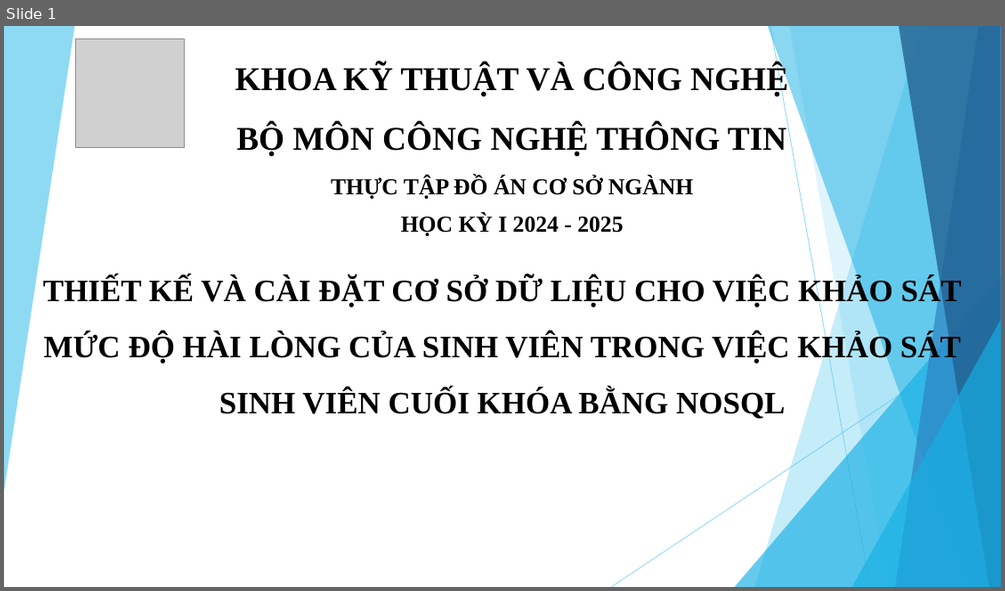
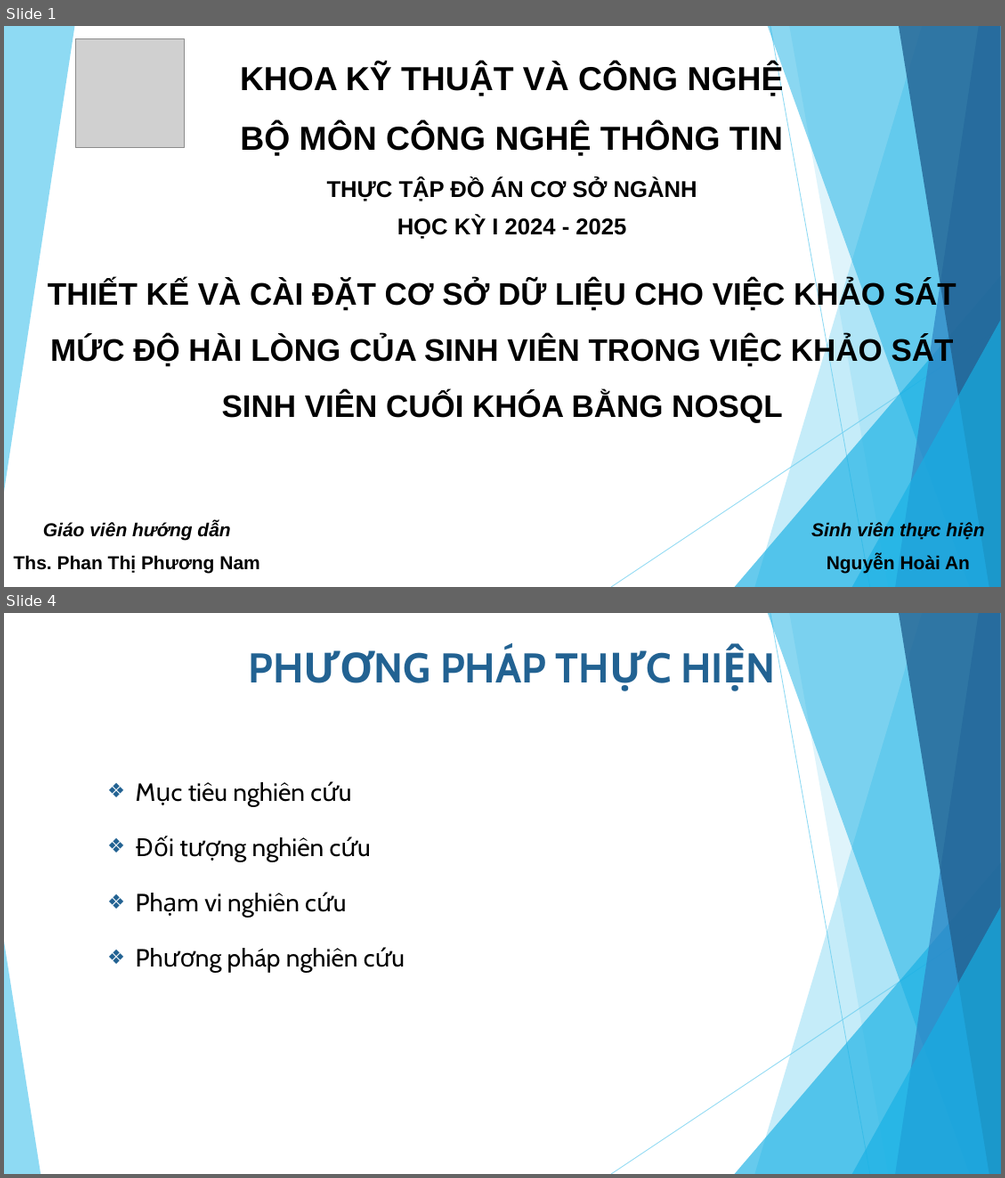
Before and after one commit to annh5393/csn-da22ttc-nguyenhoaian-dbkhaosatcuoikhoa-mongodb, a slide deck: thesis/abs/SlideBaoCao_CSN.pptx. Shown one above the other, each under a label of ours: slide 1 before the commit, slides 1 and 4 after it; the slides between them are not shown. The pictures are 1005x591 and 1005x1178 pixels, drawn with LibreOffice and Linux fonts; fonts in the diff are those of the drawing; grey boxes stand for pictures. Boxes give left, top, right and bottom in pixels: in the first picture for what was removed or moved away, otherwise in the second. Text is boxed around its words. In the diff, an @@ line names an element or a change of style, - is before the commit and + after.

```diff
--- a/thesis/abs/SlideBaoCao_CSN.pptx
+++ b/thesis/abs/SlideBaoCao_CSN.pptx
@@ slide 4 added at box(4, 613, 1001, 1174), background #FFFFFF; not listed: 9 template elements that a slide beside it also shows @@
@@ text added at box(440, 648, 546, 682), 40 pt, text #226292, bold @@
+PHƯƠNG PHÁP THỰC HIỆN
@@ text added at box(188, 782, 358, 973), 24 pt, text #000000 @@
+❖ Mục tiêu nghiên cứu
+❖ Đối tượng nghiên cứu
+❖ Phạm vi nghiên cứu
+❖ Phương pháp nghiên cứu
@@ triangle added at box(4, 941, 40, 1174), fill #5FCBEF at 70% opacity @@
@@ slide 1 changed as well @@
@@ font Times New Roman to Arial in 3 elements at box(240, 64, 784, 156), box(327, 178, 697, 239), box(48, 280, 956, 423) @@
@@ text added at box(14, 522, 259, 573), 18 pt, text #000000, bold @@
+Giáo viên hướng dẫn
+Ths. Phan Thị Phương Nam
@@ text added at box(811, 522, 984, 572), 18 pt, text #000000, bold, italic @@
+Sinh viên thực hiện
+Nguyễn Hoài An
```
Also in this commit, not shown: 13 other slides added, 2 slides removed, 6 other files.
